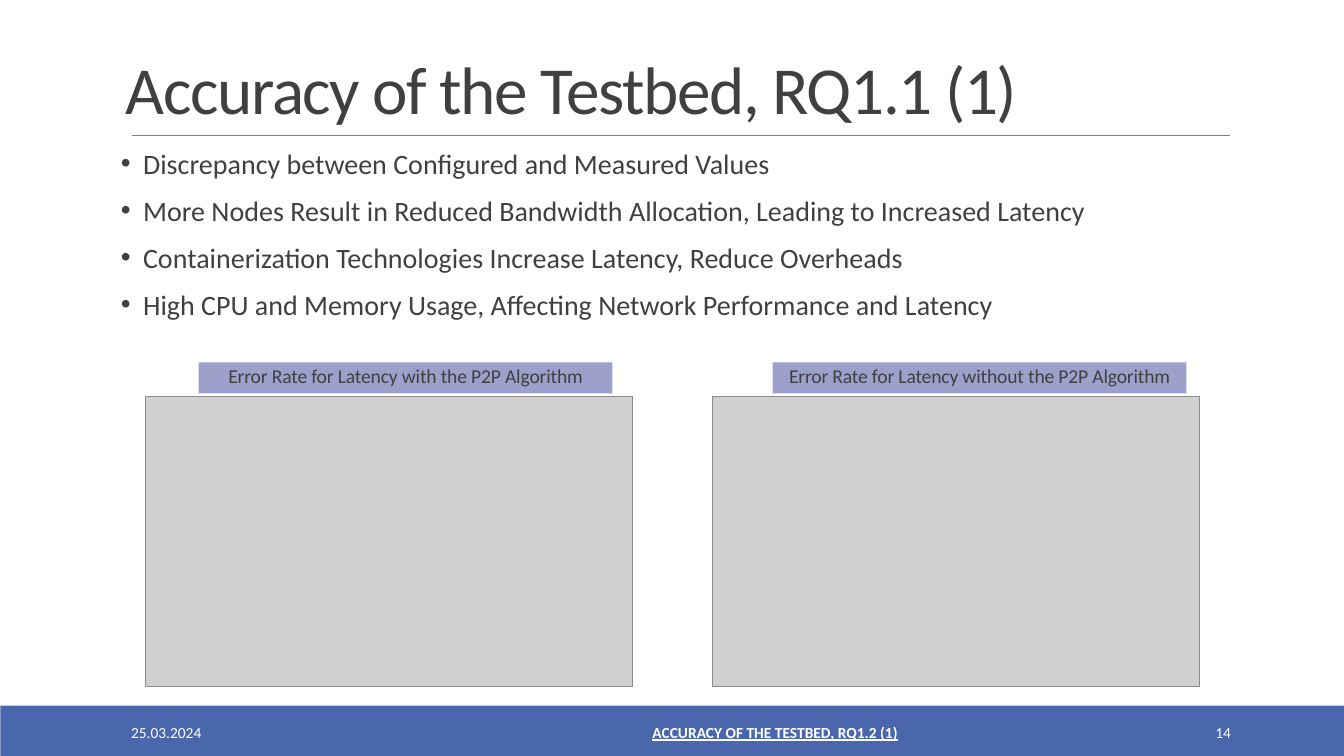
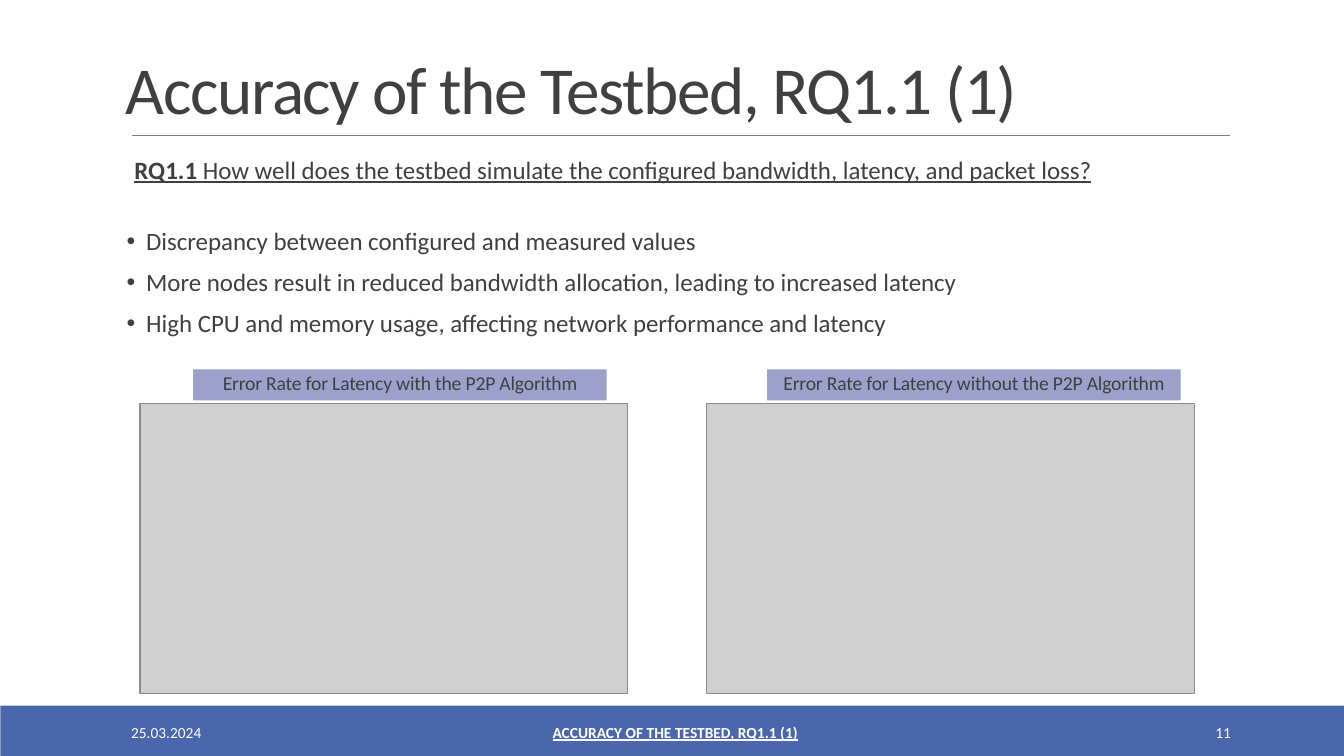
Before and after one commit to oezcankaraca/abschlussvortrag, a slide deck: slide 11 of Abschlussvortrag.pptx (slide 14 before the commit). Drawn at 1344x756 pixels with LibreOffice and Linux fonts; fonts in the diff are those of the drawing; grey boxes stand for pictures. Boxes give left, top, right and bottom in pixels: in the first picture for what was removed or moved away, otherwise in the second. Text is boxed around its words. In the diff, an @@ line names an element or a change of style, - is before the commit and + after.

```diff
--- a/Abschlussvortrag.pptx
+++ b/Abschlussvortrag.pptx
@@ text at [134, 161, 1091, 337]: text changed; size 20 to 17.8 pt @@
-• Discrepancy between Configured and Measured Values
-• More Nodes Result in Reduced Bandwidth Allocation, Leading to Increased Latency
-• Containerization Technologies Increase Latency, Reduce Overheads
-• High CPU and Memory Usage, Affecting Network Performance and Latency
+  RQ1.1 How well does the testbed simulate the configured bandwidth, latency, and packet loss?
+• Discrepancy between configured and measured values
+• More nodes result in reduced bandwidth allocation, leading to increased latency
+• High CPU and memory usage, affecting network performance and latency
@@ 2 rectangles, 2 pictures: place and size @@
-2 rectangles, 2 pictures at [145, 363, 1200, 687]
+2 rectangles, 2 pictures at [140, 370, 1194, 694]
@@ text at [553, 727, 797, 741]: text changed @@
-ACCURACY OF THE TESTBED, RQ1.2 (1)
+ACCURACY OF THE TESTBED, RQ1.1 (1)
@@ page number at [1215, 728, 1231, 738]: text changed @@
-14
+11
```
Also in this commit, not shown: 20 other slides changed, 2 slides removed, 2 other files.
